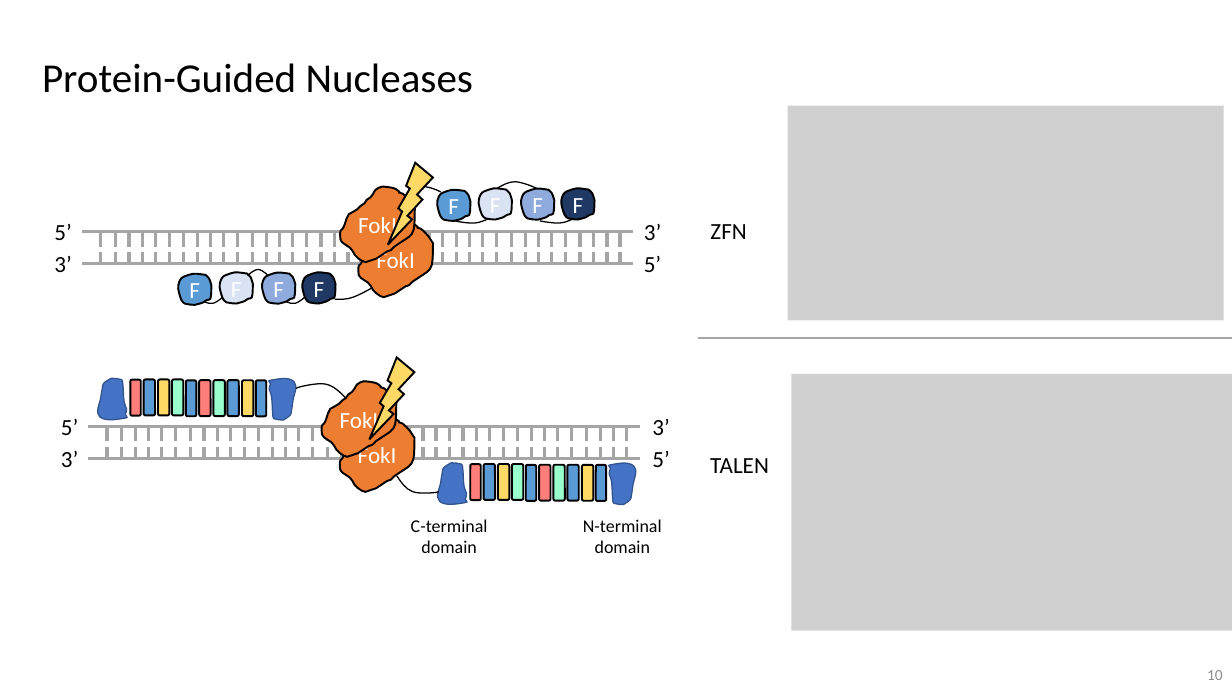
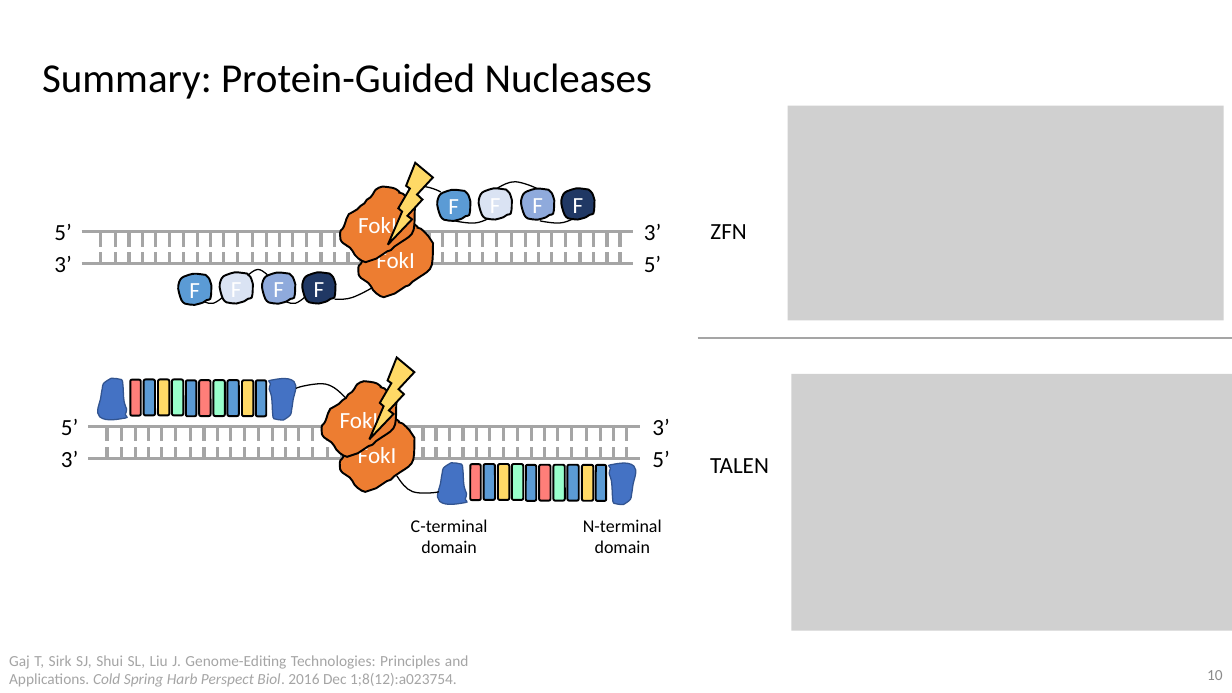
Before and after one commit to vwOvOwv/PKU-Undergraduate-Course, a slide deck: slide 10 of 遗传学(Genetics)/讨论课/Topic-3_遗传学技术/CRISPR-Cas.pptx. Drawn at 1232x693 pixels with LibreOffice and Linux fonts; fonts in the diff are those of the drawing; grey boxes stand for pictures. Boxes give left, top, right and bottom in pixels: in the first picture for what was removed or moved away, otherwise in the second. Text is boxed around its words. In the diff, an @@ line names an element or a change of style, - is before the commit and + after.

```diff
--- a/遗传学(Genetics)/讨论课/Topic-3_遗传学技术/CRISPR-Cas.pptx
+++ b/遗传学(Genetics)/讨论课/Topic-3_遗传学技术/CRISPR-Cas.pptx
@@ text at bbox=[42, 63, 652, 99]: text changed @@
-Protein-Guided Nucleases
+Summary: Protein-Guided Nucleases
@@ text added at bbox=[9, 655, 469, 687], 12 pt, text #A5A5A5 @@
+Gaj T, Sirk SJ, Shui SL, Liu J. Genome-Editing Technologies: Principles and Applications. Cold Spring Harb Perspect Biol. 2016 Dec 1;8(12):a023754.
```
Also in this commit, not shown: 11 other slides changed, 9 slides added, 2 slides removed, 19 other files.
